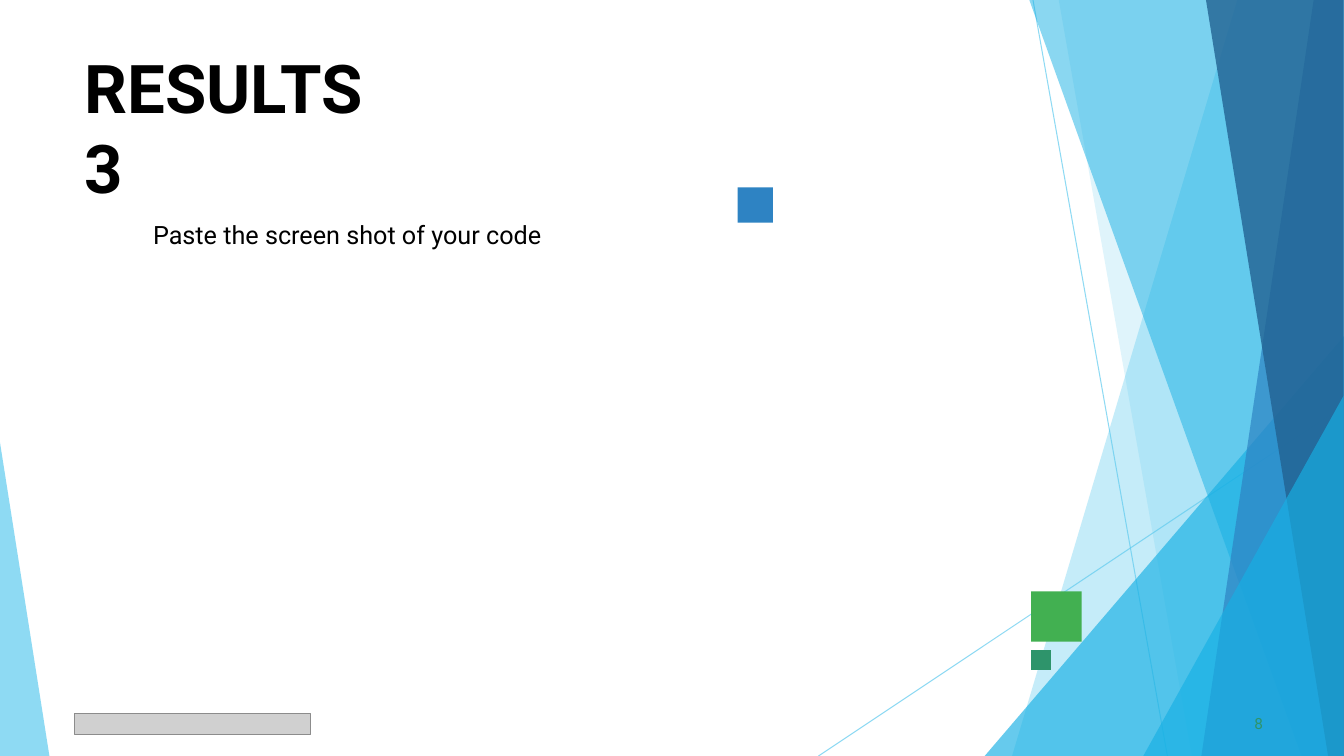
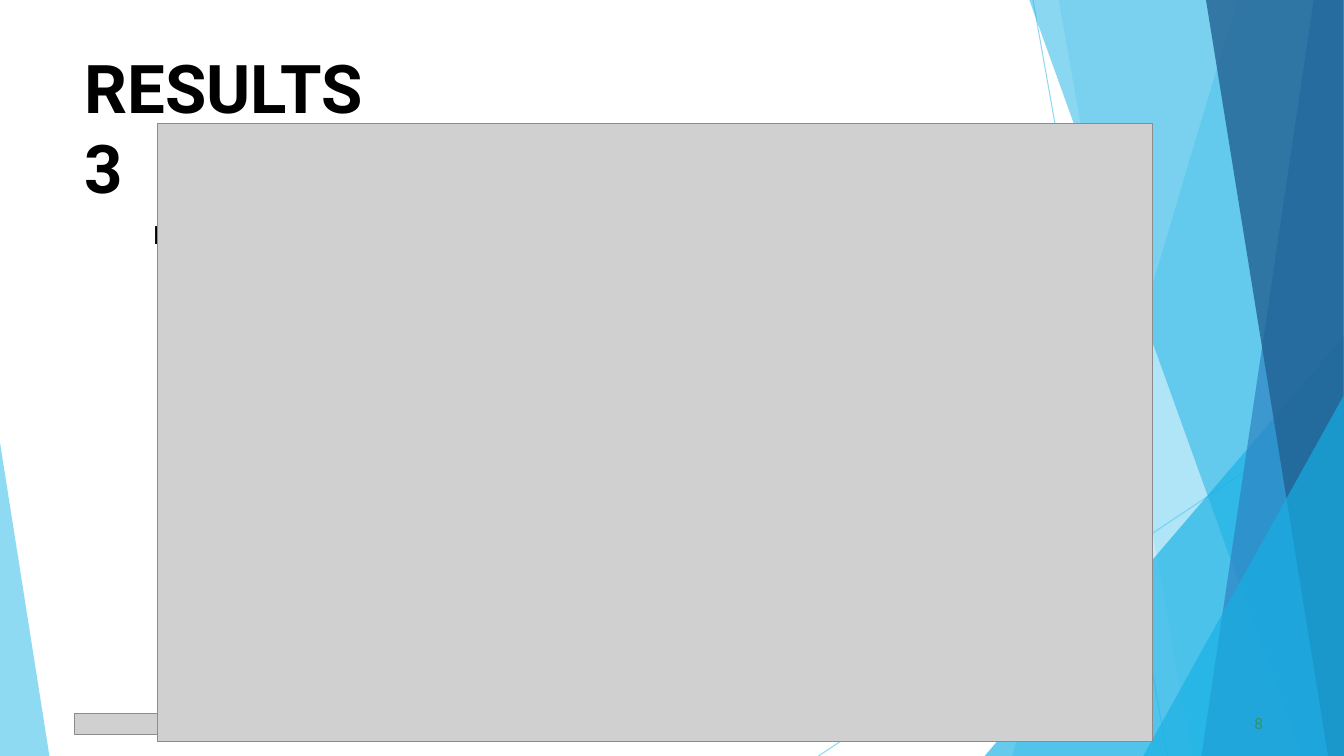
Before and after one commit to sabhansali/VOIS_AICTE_Oct2025_MajorProject_SakshiBhansali, a slide deck: slide 8 of Sakshi_Bhansali_Netflix Data Analysis Project PPT 3.pptx. Drawn at 1344x756 pixels with LibreOffice and Linux fonts; fonts in the diff are those of the drawing; grey boxes stand for pictures. Boxes give left, top, right and bottom in pixels: in the first picture for what was removed or moved away, otherwise in the second. Text is boxed around its words. In the diff, an @@ line names an element or a change of style, - is before the commit and + after.

```diff
--- a/Sakshi_Bhansali_Netflix Data Analysis Project PPT 3.pptx
+++ b/Sakshi_Bhansali_Netflix Data Analysis Project PPT 3.pptx
@@ picture added at (157,123,1153,741) @@
@@ rectangle removed at (738,188,773,223) @@
@@ rectangle removed at (1031,592,1082,642) @@
@@ rectangle removed at (1031,650,1052,670) @@
@@ text at (83,715,165,733): text changed @@
-10/15/2025
+10/17/2025
@@ text removed at (169,713,271,733) @@
-Annual Review
```
Also in this commit, not shown: 11 other slides changed.
